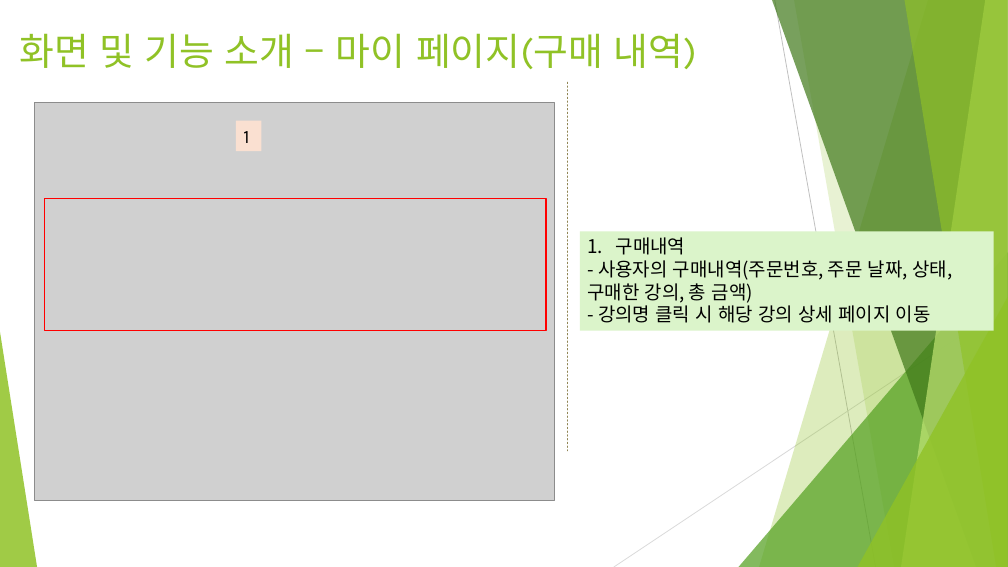
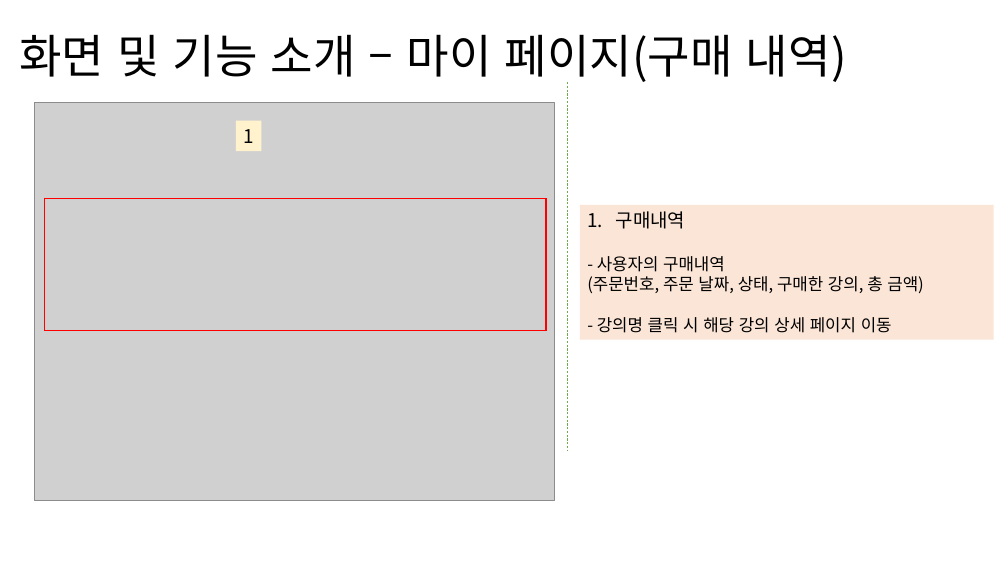
Before and after one commit to NALASAI/SelfIntroduction, a slide deck: slide 36 of 온라인 강의 사이트(BE).pptx. Drawn at 1008x567 pixels with LibreOffice and Linux fonts; fonts in the diff are those of the drawing; grey boxes stand for pictures. Boxes give left, top, right and bottom in pixels: in the first picture for what was removed or moved away, otherwise in the second. Text is boxed around its words. In the diff, an @@ line names an element or a change of style, - is before the commit and + after.

```diff
--- a/온라인 강의 사이트(BE).pptx
+++ b/온라인 강의 사이트(BE).pptx
@@ title "화면 및 기능 소개 – ..." at (19,34,847,84): size 36 to 44 pt, font Karla to Noto Sans CJK KR, text colour #90C226 to #000000; line spacing 1 to 0.9; vertical alignment top to middle @@
@@ line (567, 82) - (567, 451): stroke #918655 0.5 pt dashed to #70AD47 0.5 pt dashed @@
@@ rectangle "1" at (236,121,262,151): font Karla to Noto Sans CJK KR; fill #FAE0D1 to #FFF2CC @@
@@ rectangle "구매내역": place and size @@
-rectangle "구매내역" at (580,231,994,330)
+rectangle "구매내역" at (580,205,994,340)
@@ rectangle "구매내역" at (580,205,994,340): fill #DBF4CA to #FBE5D6 @@
@@ text in rectangle at (587,256,924,293): text changed; size 18 to 16 pt @@
-- 사용자의 구매내역(주문번호, 주문 날짜, 상태, 구매한 강의, 총 금액)
+- 사용자의 구매내역
+(주문번호, 주문 날짜, 상태, 구매한 강의, 총 금액)
@@ text in rectangle at (597,317,892,333): size 18 to 16 pt in "- 강의명 클릭 시 해당 강의 상세 ..." @@
@@ group removed at (0,0,1008,567): 5 freeform shapes, 3 triangles, 2 lines @@
```
Also in this commit, not shown: 36 other slides changed, 2 slides added.
